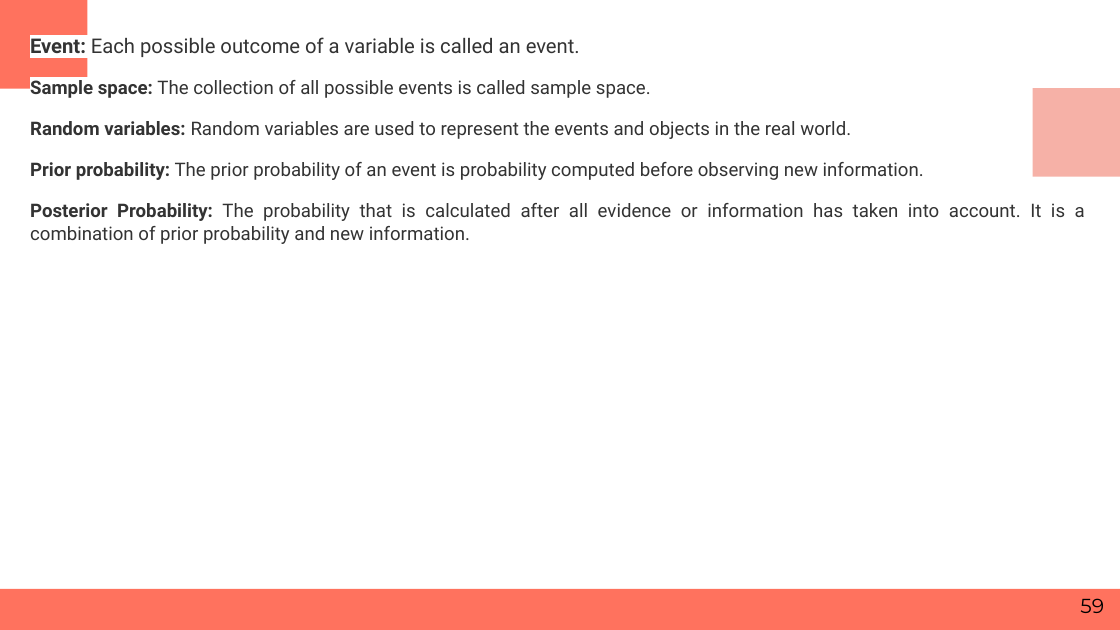
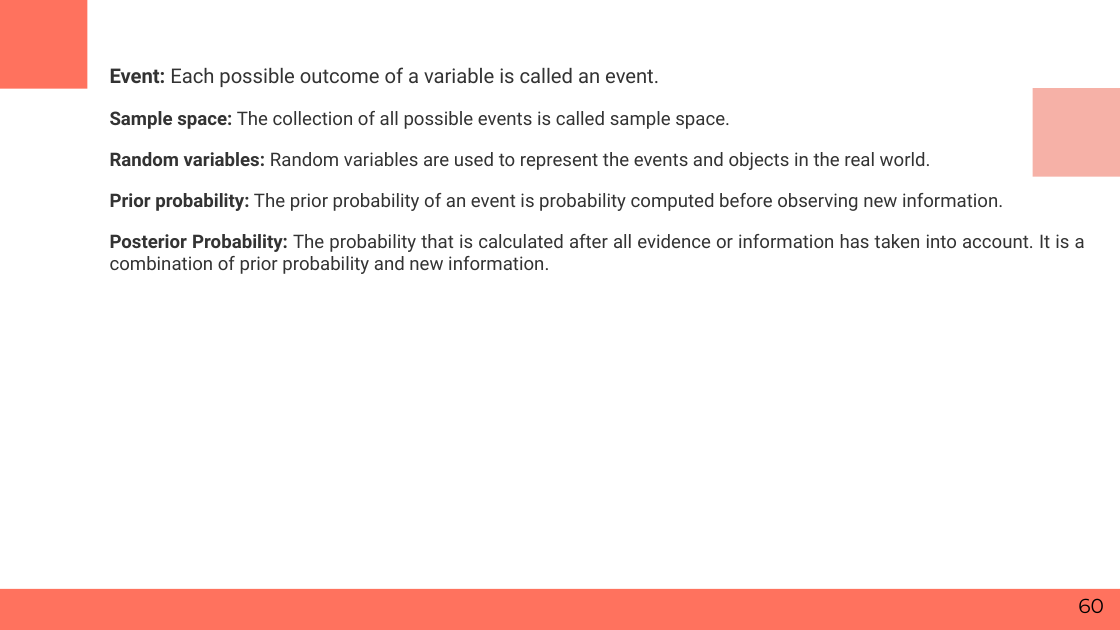
Before and after one commit to RashmivernekarN/ai_with_python_keonics, a slide deck: slide 60 of Module3/Business Statistics.pptx (slide 59 before the commit). Drawn at 1120x630 pixels with LibreOffice and Linux fonts; fonts in the diff are those of the drawing. Boxes give left, top, right and bottom in pixels: in the first picture for what was removed or moved away, otherwise in the second. Text is boxed around its words. In the diff, an @@ line names an element or a change of style, - is before the commit and + after.

```diff
--- a/Module3/Business Statistics.pptx
+++ b/Module3/Business Statistics.pptx
@@ text "Event: Each possible outcome of ..." rewrapped from (x1=30, y1=34, x2=1085, y2=244) to (x1=110, y1=67, x2=1085, y2=274) @@
@@ page number at (x1=1078, y1=598, x2=1104, y2=613): text changed @@
-59
+60
```
Also in this commit, not shown: 6 other slides changed, 1 slide added, 1 other file.
